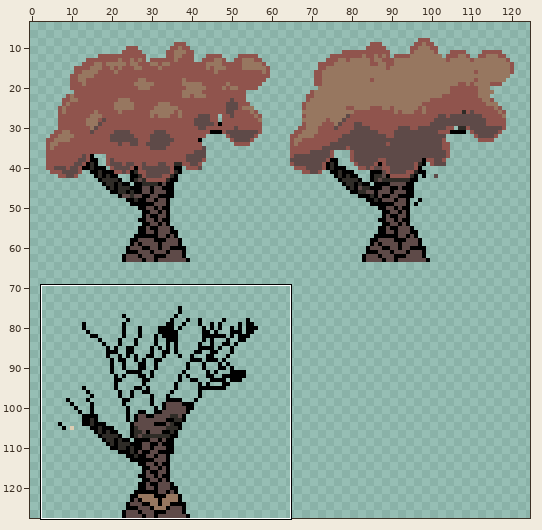
One commit to this pixel-art file: assets/enviroment/tree.ase. The picture above shows the old version from afar; the outline marks the close-up.
Close-up. Before the edit:
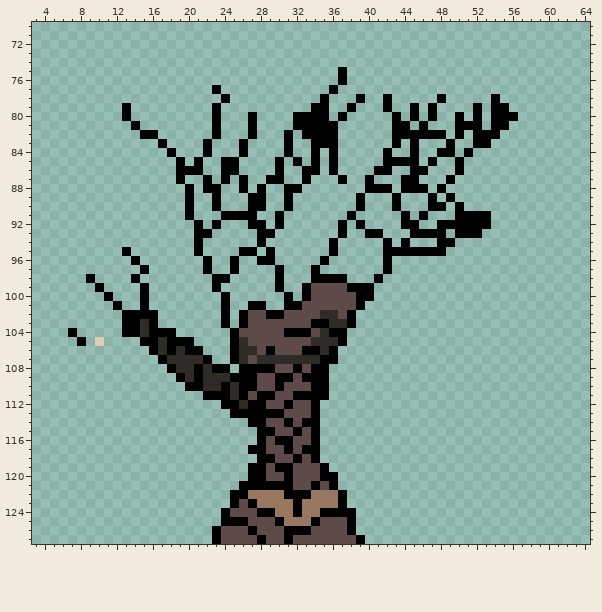
128x128 pixels, 1 frame. Shown: x 3..64, y 70..127. The wide view leaves out empty margins. The commit also changed other parts of the picture, which this record leaves out.
New version:
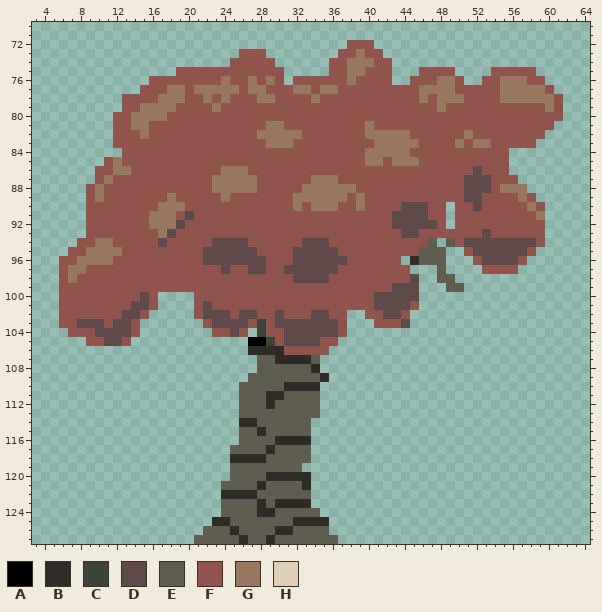
Palette (. is transparent): A #000000  B #2f2c27  C #3d443b  D #5e4a48  E #5f5d4f  F #90544d  G #977760  H #deceb4
Difference:
Changed rows in their new state; - is an unchanged pixel.
Layers "leaves", "body":
first column x 6:
 72 --------------------------------FFF---------------------
 73 --------------------FFF--------FFGFF--------------------
 74 -------------------FFFFF------FFGGGFF-------------------
 75 -------------FFFFFFFFFFFF-----FFGGFFF---FFFF----FFFFF---
 76 ----------FFFFFFFFGFFGFGF-FFFFFFGFFFF--FFFGGF--FFGGGFF--
 77 ---------FFFGGFGGGGGFGGFFFGGFGGFFFFFFFFFGGGGFFFFFGGGGGF-
 78 -------FFFFGGGFFGFGFFFGGFFFFGFFFFFFFFFFFGFGGGFFFFGGGGGGF
 79 -------FFGGGGFFFFGFFFFFFFFFFFFFFFFFFFFFFFFGFFFFFFFFFFFGF
 80 ------FFGGGGFFFFFFFFFFFFFFFFFFFFFFFFFFFFFFFFFFFFFFFFFFFF
 81 ------FFGGFFFFFFFFFFFFFGGFFFFFFFFFGFFFFFFFFFFFFFFFFFFFF-
 82 ------FFFGFFFFFFFFFFFFGGGGGFFFFFFFGGGGGFFFFFFGFFFFFFFF--
 83 ------FFFFFFFFFFFFFFFFFGGGFFFFFFFFFGGGGGFFFFGFGGFFFFF---
 84 -------FFFFFFFFFFFFFFFFFFFFFFFFFFFGGGGGFFFFFFFFFFF------
 85 -----FGFFFFFFFFFFFFFFFFFFFFFFFFFFFGGFGGGFFFFFFFFFF------
 86 ----FFGGFFFFFFFFFFGGGFFFFFFFFFFFFFFFFFFFFFFFFFDFFF------
 87 ----FGFFFFFFFFFFFGGGGGFFFFFFGGGFFFFFFFFFFFFFFDDDFFF-----
 88 ---FGFFFFFFFFFFFFGGGGGFFFFFGGGGGGFFFFFFFFFFFFDDDFGGG----
 89 ---FGFFFFFFFGFFFFFGFFFFFFFGGGGGGFGFFFFFFFFFFFDDFFFFGF---
 90 ---FFFFFFFFGGGFFFFFFFFFFFFGFGGGFFGFFFFDDDFF-FFDFFFFFGF--
 91 ---FFFFFFFGGGFDFFFFFFFFFFFFFFFFFFFFFFDDDDFF-FFFFFFFFFG--
 92 ---FFFFFFFGGGDFFFFFFFFFFFFFFFFFFFFFFFDDDDDF.FFFFFFFFFF--
 93 ---FFFFFFFFGDFFFFFFFFFFFFFFFFFFFFFFFFFDDFFFFFFFDFFFFFF--
 94 --FFGGFFFFFDFFFFFDDDDFFFFFFDDDFFFFFFFFFFFE.EFDDDDDDDDF--
 95 -FFGGGGFFFFFFFFFDDDDDDFFFFDDDDDFFFFFFFFFEEE--FDDDDDDF---
 96 FFGGGGFFFFFFFFFFDDDDDDDFFFDDDDDDFFFFFF-BEEE---FDDDDF----
 97 FGGFFFFFFFFFFFFFFFDFFDDFFDDDDDDFFFFFFFF---E----FFFF-----
 98 FGFFFFFFFFFFFFFFFFFFFFFFFFDDDDFFFFFFFFFD--EE------------
 99 FFFFFFFFFFFFFFFFFFFFFFFFFFFFFFFFFFFFFDDD---EE-----------
100 FFFFFFFFFDF----FFFFFFFFFFFFFFFFFFFFDDDDD----------------
101 FFFFFFFFDDF----FDFFFFFFFFFFFFFFFFFFDDDDF----------------
102 FFFFFFFDDF.----FDDDFD-FFDFFF-DFF.-FFDDF-----------------
103 FFDDDFDDF..-----FDDDDFCF----DDDF.--FFFD-----------------
104 -FFFDDDDF....----FFDF.CFFDDD-DDF------------------------
105 --.FFDDF-......----..AACF---DFF.------------------------
106 ----------......---..-BBBFFFFF.-------------------------
107 -----------......--...EE----E..-------------------------
108 ------------.......-..EEEEEEB.--------------------------
109 -------------........EEEEEEEEB--------------------------
110 --------------......EEEEEBBBB.--------------------------
111 ----------------....EEEBBEEEE.--------------------------
112 ------------------..EEEBEEEEE---------------------------
113 -------------------.EEEEEEEEE---------------------------
114 --------------------BBEEEEEE.---------------------------
115 --------------------EEBEEEEE.---------------------------
116 --------------------EEEEBBBB.---------------------------
117 -------------------EEEEBEEEE.---------------------------
118 -------------------BBBBEEEEE.---------------------------
119 -------------------EEEEEEEE...--------------------------
120 -------------------EEEEBBBBB...-------------------------
121 ------------------EEEEBEEEEB...-------------------------
122 ------------------BBBBEEEEEE....------------------------
123 ------------------EEEEBEBBBB....------------------------
124 ------------------EEEEBBEEEEE....-----------------------
125 -----------------BBEEEEEEEBBBB...-----------------------
126 ----------------EEEBEEEEBBEEEE...-----------------------
127 ---------------EEEEEBEEBEEEEEEE...----------------------
